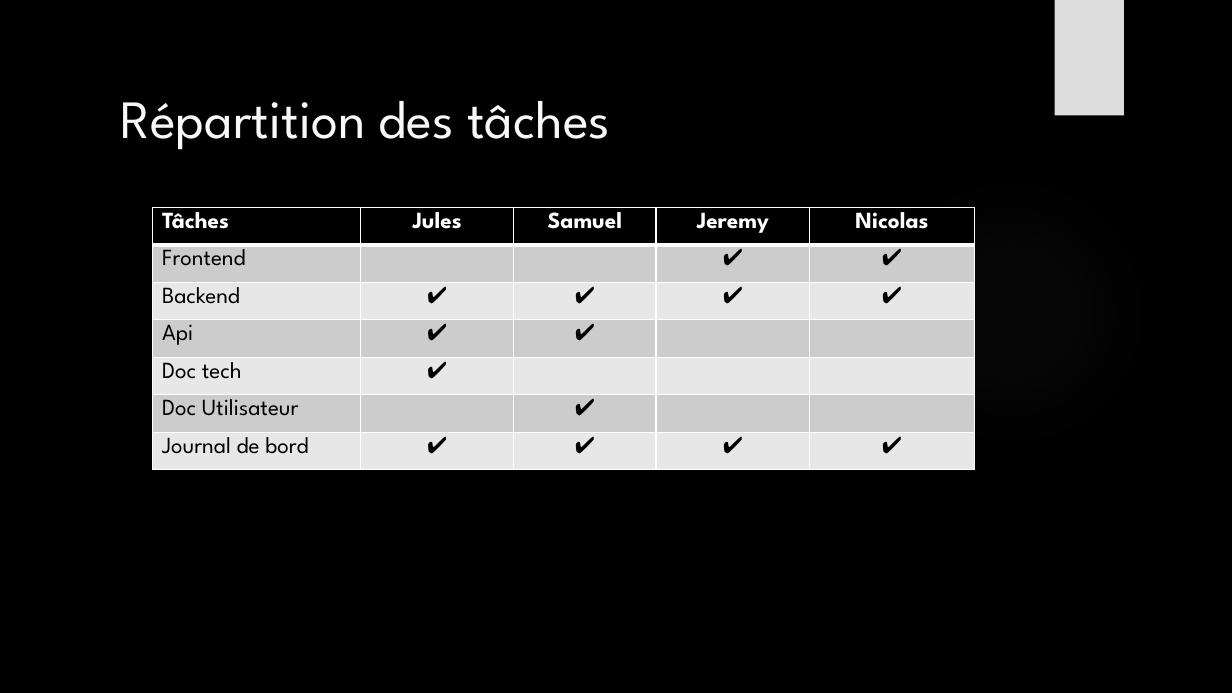
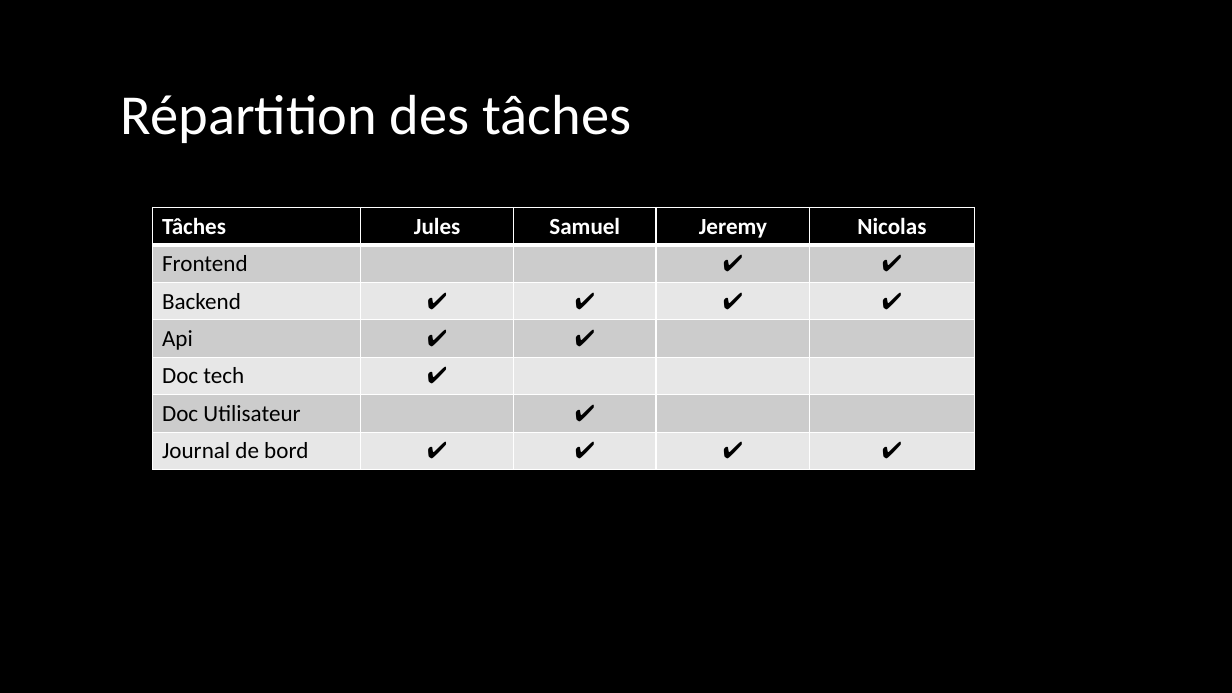
Before and after one commit to julesstahli/Yoctopuce, a slide deck: slide 4 of documentation/Yoctopuce.pptx. Drawn at 1232x693 pixels with LibreOffice and Linux fonts; fonts in the diff are those of the drawing; background and template pictures are left out. Boxes give left, top, right and bottom in pixels: in the first picture for what was removed or moved away, otherwise in the second. Text is boxed around its words. In the diff, an @@ line names an element or a change of style, - is before the commit and + after.

```diff
--- a/documentation/Yoctopuce.pptx
+++ b/documentation/Yoctopuce.pptx
@@ rectangle removed at bbox=[1055, 0, 1124, 116] @@
@@ title "Répartition des tâches" at bbox=[121, 94, 631, 143]: size 42 to 44 pt, font League Spartan to Calibri, text colour #F8F8F8 to #FFFFFF; line spacing 1 to 0.9 @@
@@ ellipse removed at bbox=[870, 169, 1154, 454] @@
@@ table at bbox=[152, 208, 975, 470] @@
@@ font League Spartan to Calibri @@
```
Also in this commit, not shown: 8 other slides changed, 4 slides added, 2 slides removed.
